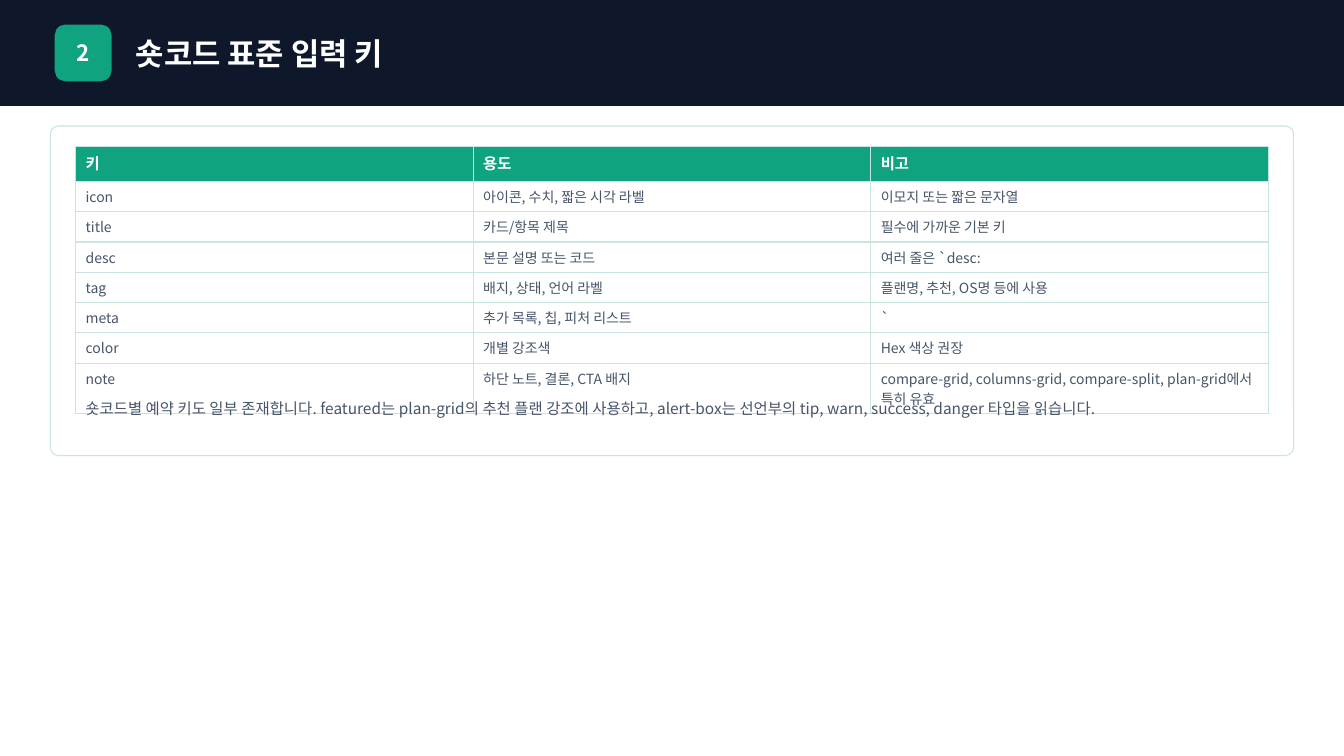
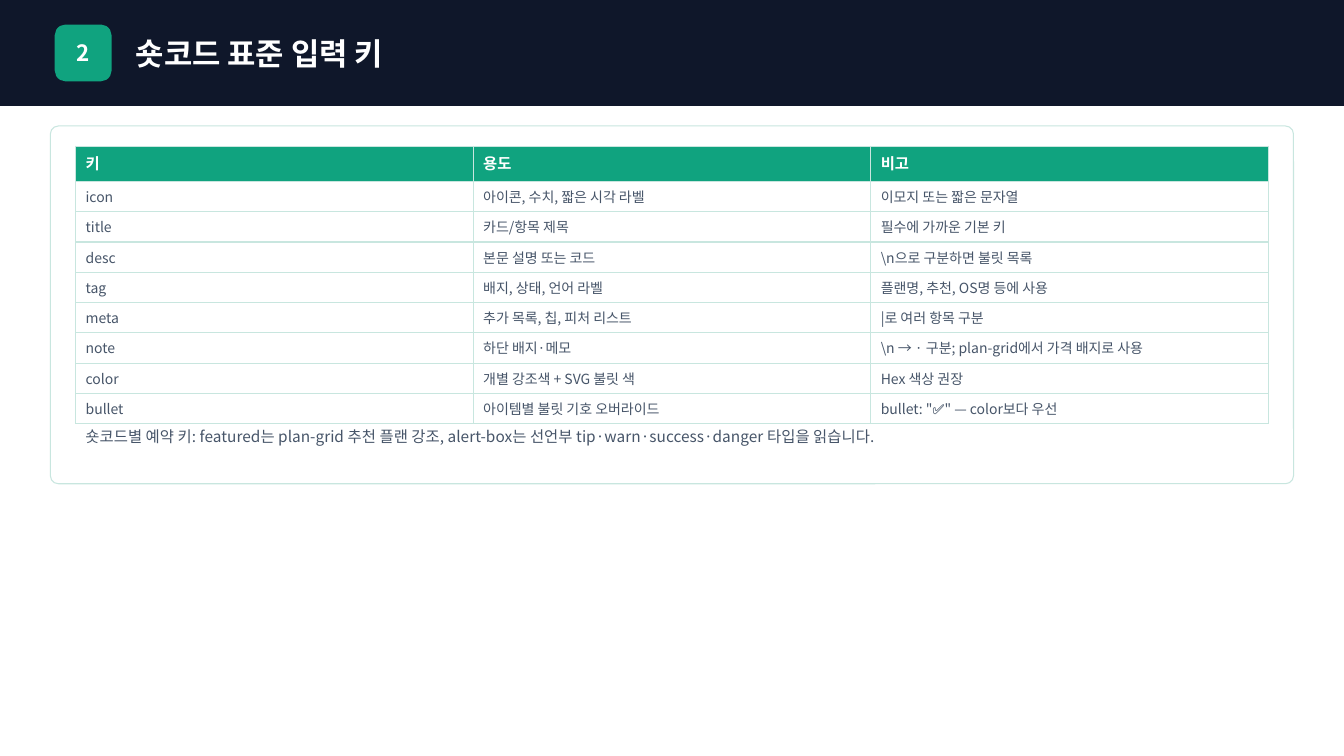
Before and after one commit to chamgil71/creative-spark, a slide deck: slide 3 of public/showcase/showcase.pptx. Drawn at 1344x756 pixels with LibreOffice and Linux fonts; fonts in the diff are those of the drawing. Boxes give left, top, right and bottom in pixels: in the first picture for what was removed or moved away, otherwise in the second. Text is boxed around its words. In the diff, an @@ line names an element or a change of style, - is before the commit and + after.

```diff
--- a/public/showcase/showcase.pptx
+++ b/public/showcase/showcase.pptx
@@ rounded rectangle: place and size @@
-rounded rectangle at (50, 126, 1294, 456)
+rounded rectangle at (50, 126, 1294, 484)
@@ rounded rectangle at (50, 126, 1294, 484): proportions changed @@
@@ table at (76, 146, 1267, 419) @@
-row 4, column 3: 여러 줄은 `desc:
+row 4, column 3: \n으로 구분하면 불릿 목록
-row 6: meta | 추가 목록, 칩, 피처 리스트 | `
-row 7: color | 개별 강조색 | Hex 색상 권장
-row 8: note | 하단 노트, 결론, CTA 배지 | compare-grid, columns-grid, compare-split, plan-grid에서 특히 유효
+row 6: meta | 추가 목록, 칩, 피처 리스트 | |로 여러 항목 구분
+row 7: note | 하단 배지·메모 | \n → · 구분; plan-grid에서 가격 배지로 사용
+row 8: color | 개별 강조색 + SVG 불릿 색 | Hex 색상 권장
+row 9: bullet | 아이템별 불릿 기호 오버라이드 | bullet: "✅" — color보다 우선
@@ text at (85, 429, 874, 446): text changed @@
-숏코드별 예약 키도 일부 존재합니다. featured는 plan-grid의 추천 플랜 강조에 사용하고, alert-box는 선언부의 tip, warn, success, danger 타입을 읽습니다.
+숏코드별 예약 키: featured는 plan-grid 추천 플랜 강조, alert-box는 선언부 tip·warn·success·danger 타입을 읽습니다.
```
Also in this commit, not shown: 14 other slides changed, 4 slides added, 5 slides removed, 50 other files.
